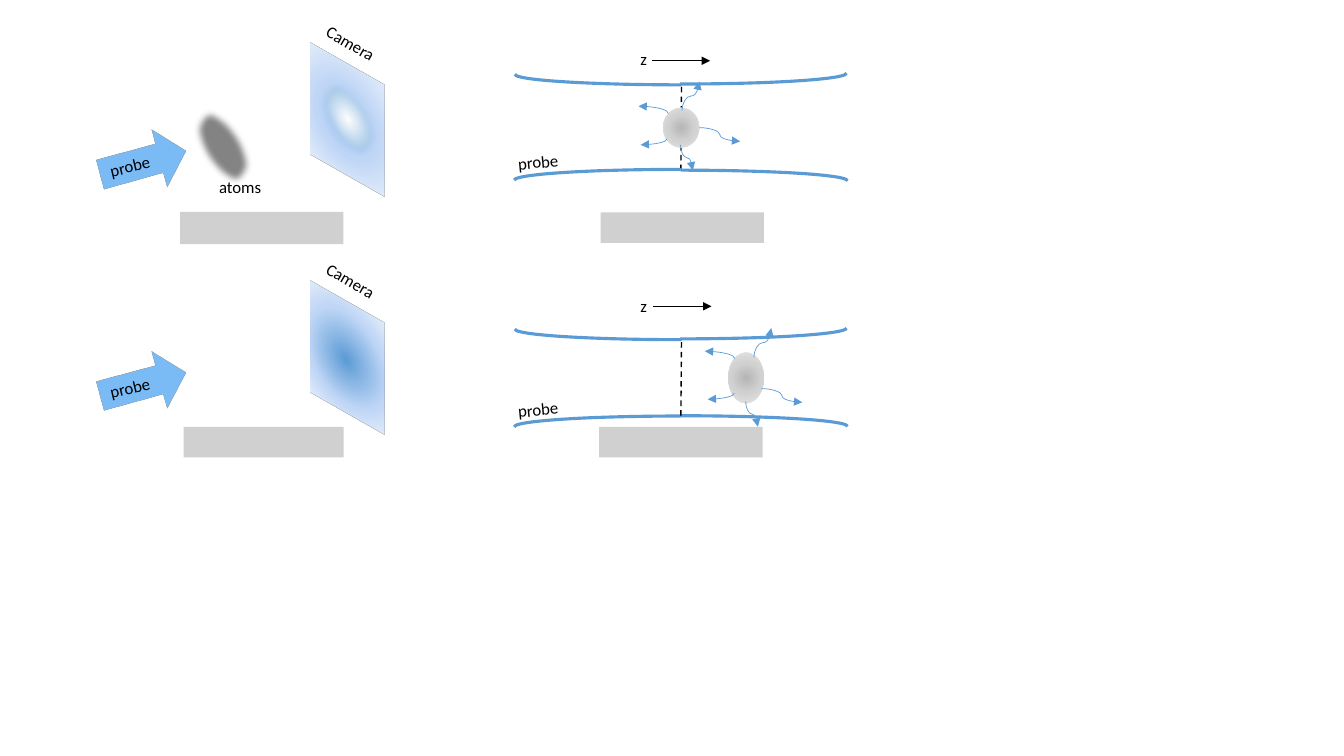
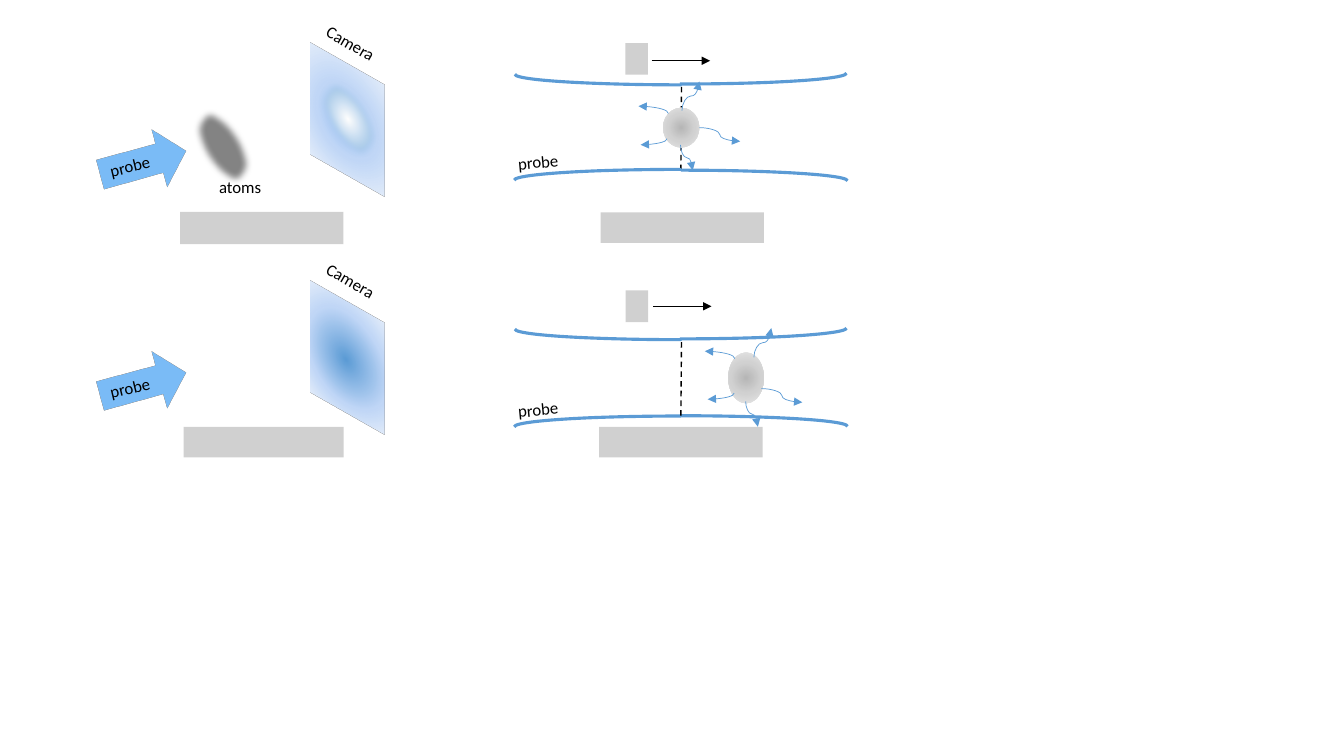
Before and after one commit to dgenkina/ImagingPaper, a slide deck: slide 1 of Picture1ab.pptx. Drawn at 1344x756 pixels with LibreOffice and Linux fonts; fonts in the diff are those of the drawing; grey boxes stand for pictures. Boxes give left, top, right and bottom in pixels: in the first picture for what was removed or moved away, otherwise in the second. Text is boxed around its words. In the diff, an @@ line names an element or a change of style, - is before the commit and + after.

```diff
--- a/Picture1ab.pptx
+++ b/Picture1ab.pptx
@@ picture added at (x1=625, y1=43, x2=647, y2=75) @@
@@ text removed at (x1=640, y1=57, x2=647, y2=65) @@
-z
@@ picture added at (x1=626, y1=290, x2=648, y2=322) @@
@@ text removed at (x1=640, y1=304, x2=647, y2=312) @@
-z
```
Also in this commit, not shown: 1 slide added, 1 slide removed, 24 other files.
